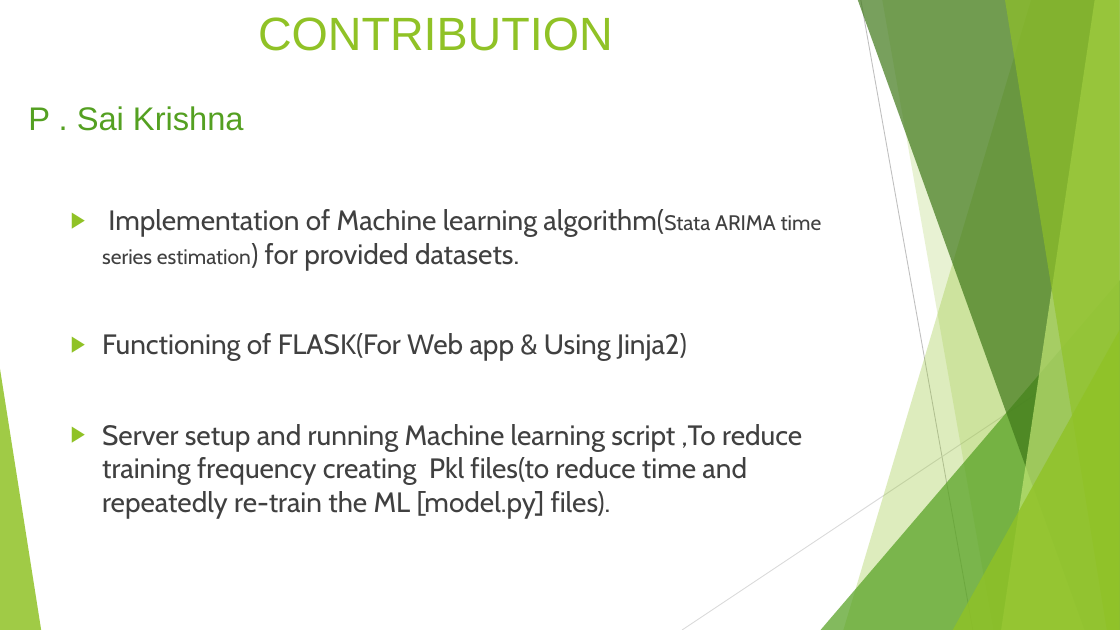
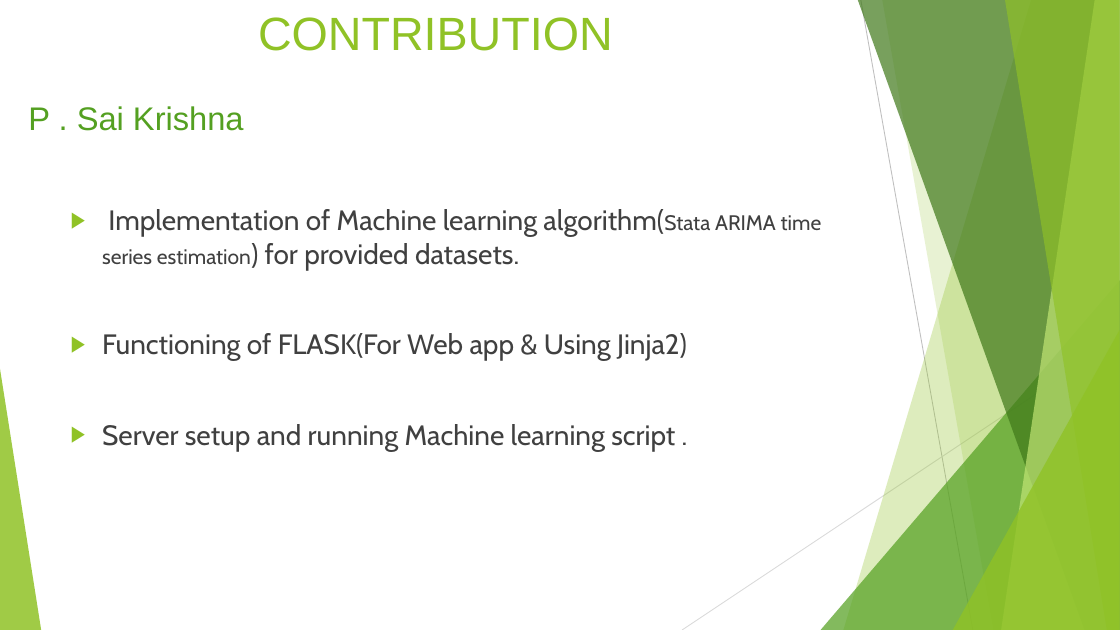
Before and after one commit to pskr0/Railticket, a slide deck: slide 12 of static/files/ppt.pptx. Drawn at 1120x630 pixels with LibreOffice and Linux fonts; fonts in the diff are those of the drawing. Boxes give left, top, right and bottom in pixels: in the first picture for what was removed or moved away, otherwise in the second. Text is boxed around its words. In the diff, an @@ line names an element or a change of style, - is before the commit and + after.

```diff
--- a/static/files/ppt.pptx
+++ b/static/files/ppt.pptx
@@ text at box(102, 424, 675, 451): text changed @@
-▶ Server setup and running Machine learning script ,To reduce training frequency creating Pkl files(to reduce time and repeatedly re-train the ML [model.py] files).
+▶ Server setup and running Machine learning script .
```
Also in this commit, not shown: 7 other slides changed, 1 other file.
